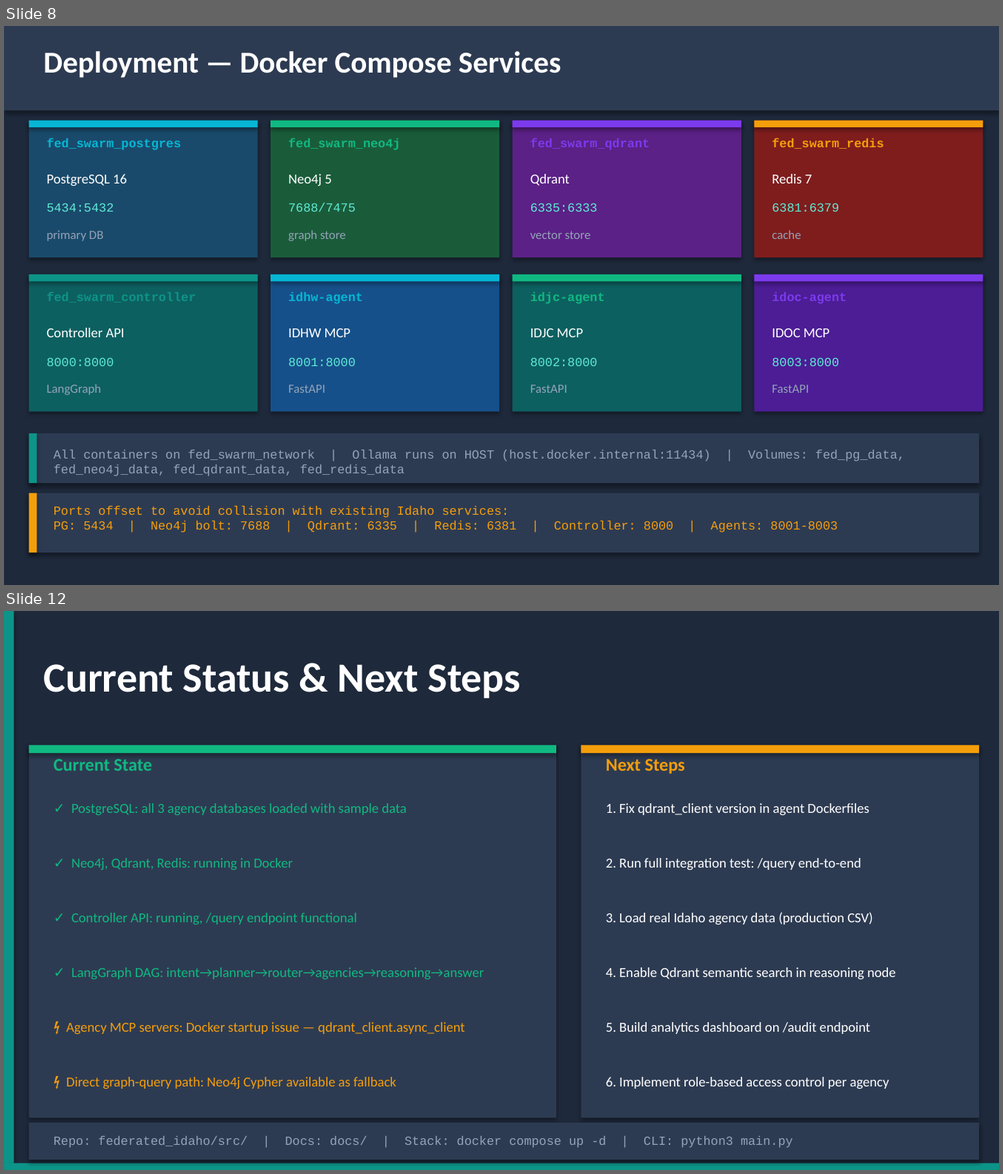
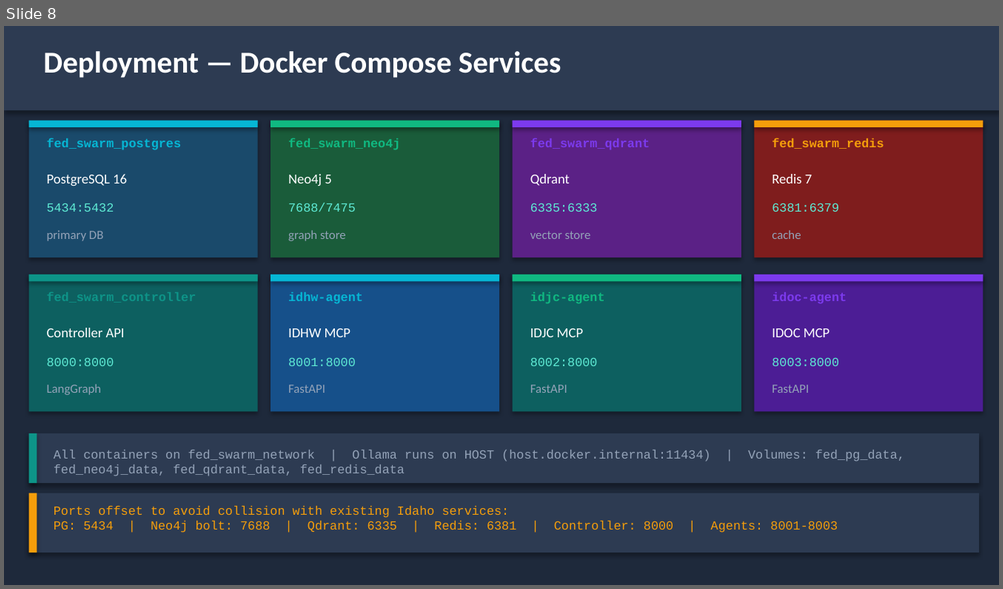
Before and after one commit to mtmowery/SCO-Federated-Swarm, a slide deck: docs/Idaho_AI_Technical_Deck.pptx. Shown one above the other, each under a label of ours: slides 8 and 12 before the commit, slide 8 after it; the slides between them are not shown. The pictures are 1003x1174 and 1003x589 pixels, drawn with LibreOffice and Linux fonts; fonts in the diff are those of the drawing. Boxes give left, top, right and bottom in pixels: in the first picture for what was removed or moved away, otherwise in the second. Text is boxed around its words. In the diff, an @@ line names an element or a change of style, - is before the commit and + after.

```diff
--- a/docs/Idaho_AI_Technical_Deck.pptx
+++ b/docs/Idaho_AI_Technical_Deck.pptx
@@ slide 12 removed at bbox=[4, 611, 999, 1170], background #1E293B @@
@@ rectangle removed at bbox=[4, 611, 14, 1170] @@
@@ text removed at bbox=[43, 664, 521, 698] @@
-Current Status & Next Steps
@@ rectangle removed at bbox=[29, 745, 556, 1118] @@
@@ rectangle removed at bbox=[29, 745, 556, 753] @@
@@ text removed at bbox=[54, 759, 152, 771] @@
-Current State
@@ rectangle removed at bbox=[581, 745, 979, 1118] @@
@@ rectangle removed at bbox=[581, 745, 979, 753] @@
@@ text removed at bbox=[606, 759, 685, 774] @@
-Next Steps
@@ text removed at bbox=[71, 803, 406, 815] @@
-✓ PostgreSQL: all 3 agency databases loaded with sample data
@@ text removed at bbox=[606, 803, 868, 815] @@
-1. Fix qdrant_client version in agent Dockerfiles
@@ text removed at bbox=[71, 858, 293, 870] @@
-✓ Neo4j, Qdrant, Redis: running in Docker
@@ text removed at bbox=[606, 858, 861, 870] @@
-2. Run full integration test: /query end-to-end
@@ text removed at bbox=[71, 913, 357, 925] @@
-✓ Controller API: running, /query endpoint functional
@@ text removed at bbox=[606, 912, 873, 925] @@
-3. Load real Idaho agency data (production CSV)
@@ text removed at bbox=[71, 968, 484, 980] @@
-✓ LangGraph DAG: intent→planner→router→agencies→reasoning→answer
@@ text removed at bbox=[606, 968, 896, 980] @@
-4. Enable Qdrant semantic search in reasoning node
@@ text removed at bbox=[66, 1022, 464, 1034] @@
-⚡ Agency MCP servers: Docker startup issue — qdrant_client.async_client
@@ text removed at bbox=[606, 1022, 870, 1034] @@
-5. Build analytics dashboard on /audit endpoint
@@ text removed at bbox=[66, 1077, 396, 1089] @@
-⚡ Direct graph-query path: Neo4j Cypher available as fallback
@@ text removed at bbox=[606, 1077, 889, 1089] @@
-6. Implement role-based access control per agency
@@ rectangle removed at bbox=[29, 1123, 979, 1160] @@
@@ text removed at bbox=[54, 1136, 793, 1148] @@
-Repo: federated_idaho/src/ | Docs: docs/ | Stack: docker compose up -d | CLI: python3 main.py
@@ rectangle removed at bbox=[4, 1163, 999, 1170] @@
```
Also in this commit, not shown: 8 slides changed, 35 other files.
